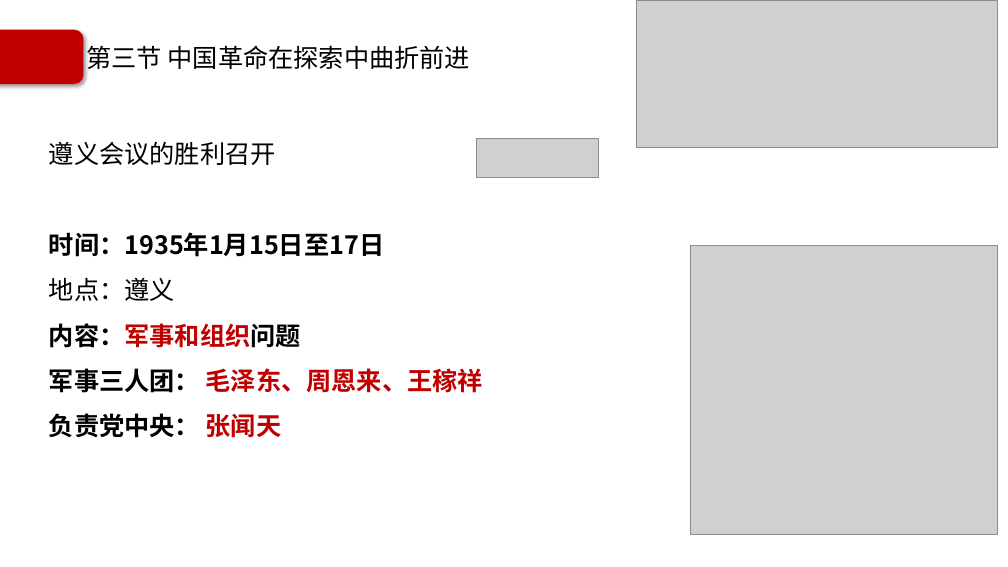
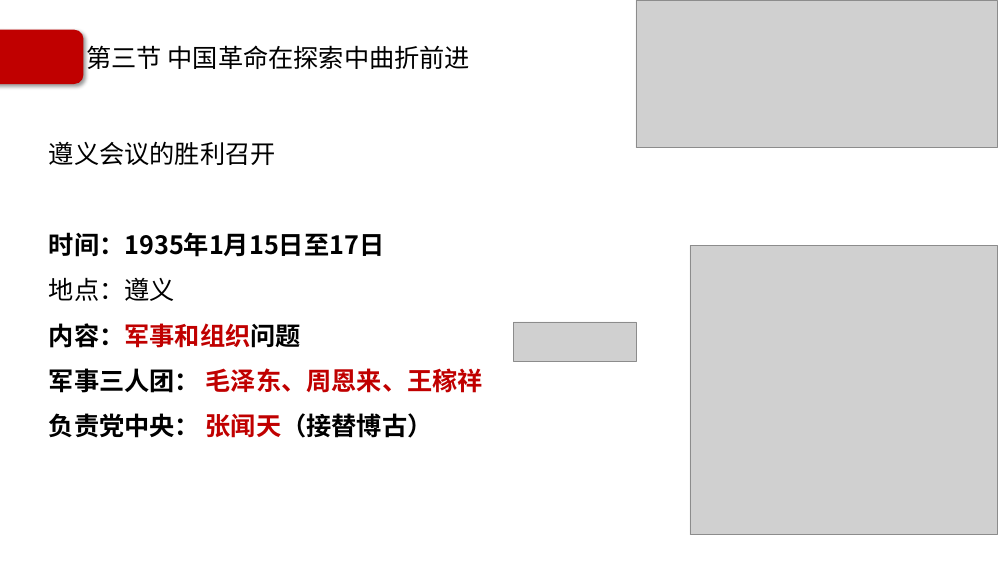
Before and after one commit to Call-me-zhy/tangtang, a slide deck: slide 67 of 5 中国近现代史纲要/课件/中国近现代史纲要精讲5.pptx (slide 65 before the commit). Drawn at 1008x567 pixels with LibreOffice and Linux fonts; fonts in the diff are those of the drawing; grey boxes stand for pictures; background and template pictures are left out. Boxes give left, top, right and bottom in pixels: in the first picture for what was removed or moved away, otherwise in the second. Text is boxed around its words. In the diff, an @@ line names an element or a change of style, - is before the commit and + after.

```diff
--- a/5 中国近现代史纲要/课件/中国近现代史纲要精讲5.pptx
+++ b/5 中国近现代史纲要/课件/中国近现代史纲要精讲5.pptx
@@ picture: place and size @@
-picture at (476, 139, 599, 178)
+picture at (514, 322, 637, 361)
@@ text at (49, 413, 433, 438): text changed @@
-负责党中央： 张闻天
+负责党中央： 张闻天（接替博古）
```
Also in this commit, not shown: 15 other slides changed, 6 slides added, 8 other files.
